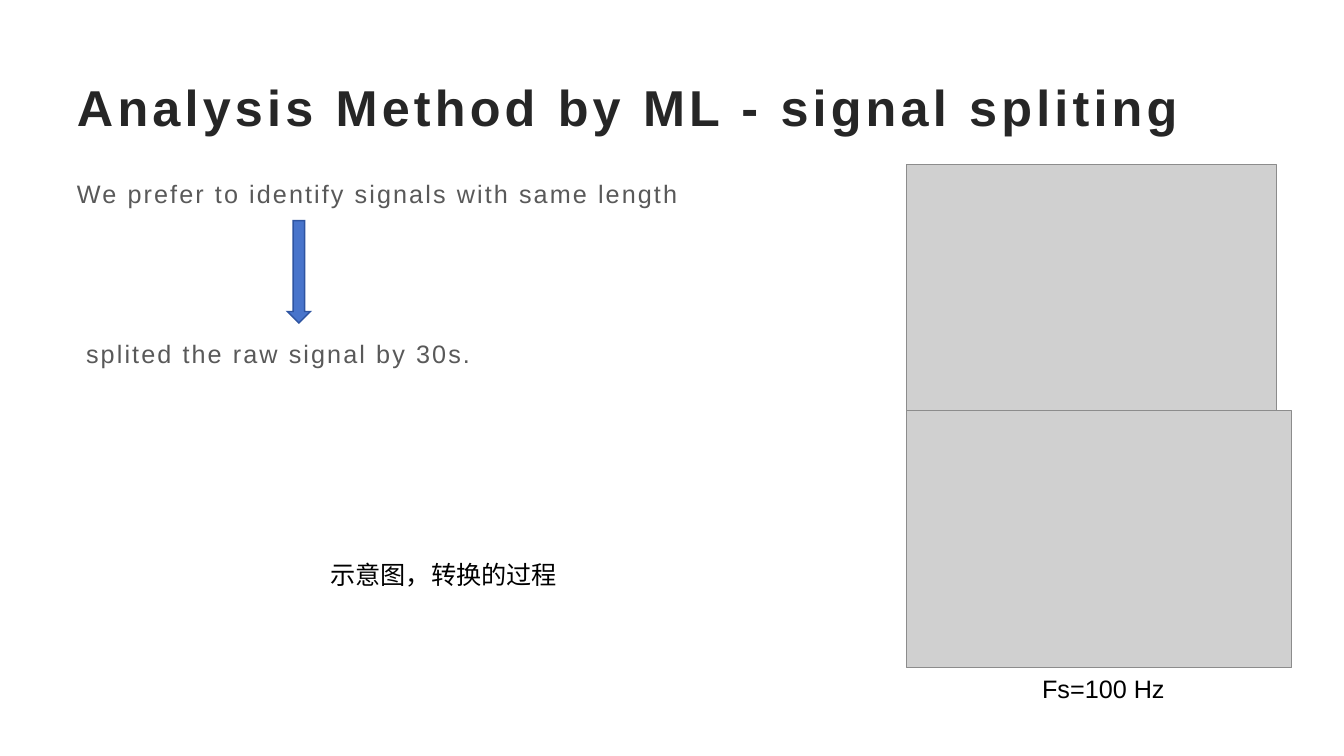
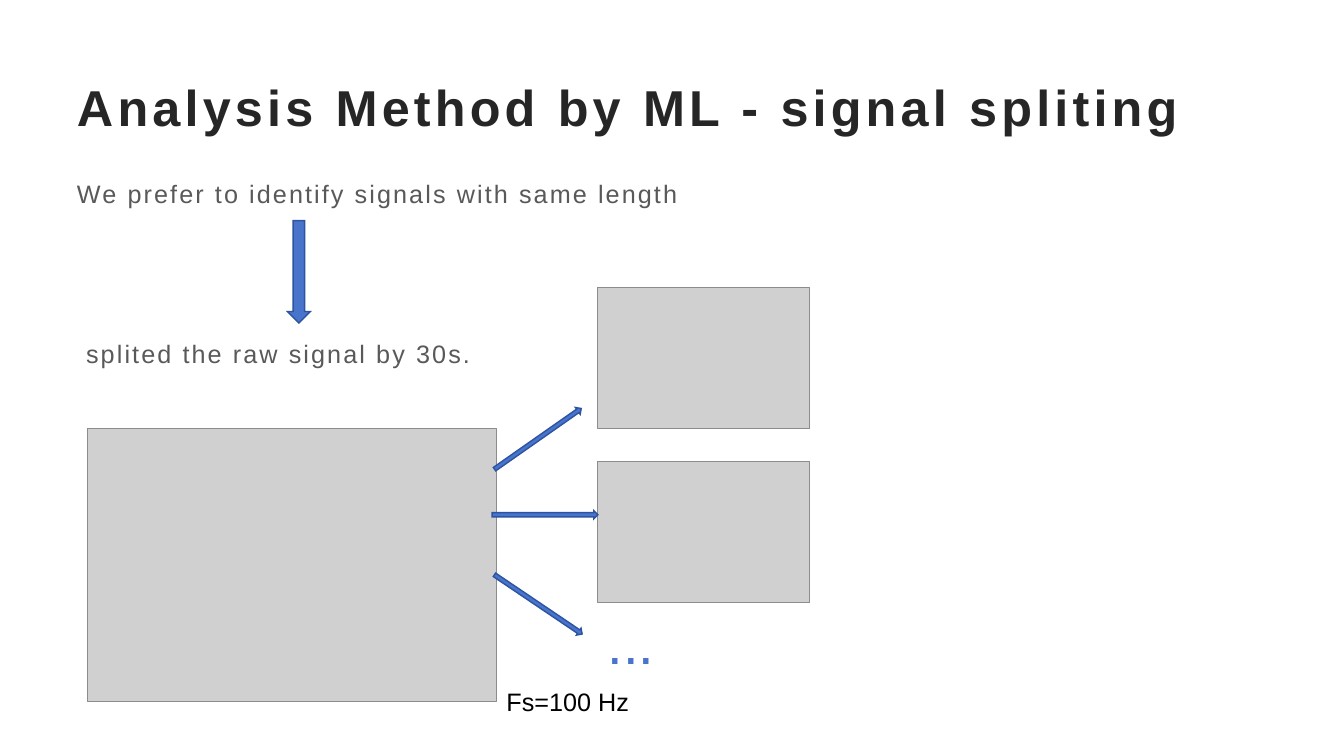
Before and after one commit to TonyHGF/EEG-Sleep-Staging, a slide deck: slide 9 of pre/slides.pptx (slide 8 before the commit). Drawn at 1344x756 pixels with LibreOffice and Linux fonts; fonts in the diff are those of the drawing; grey boxes stand for pictures. Boxes give left, top, right and bottom in pixels: in the first picture for what was removed or moved away, otherwise in the second. Text is boxed around its words. In the diff, an @@ line names an element or a change of style, - is before the commit and + after.

```diff
--- a/pre/slides.pptx
+++ b/pre/slides.pptx
@@ picture: place and size @@
-picture at (906, 164, 1276, 411)
+picture at (598, 287, 810, 429)
@@ right arrow added at (492, 405, 584, 472), fill #4874CB, outline #2E54A1 1 pt @@
@@ picture added at (88, 429, 497, 702) @@
@@ picture: place and size @@
-picture at (906, 411, 1293, 668)
+picture at (598, 462, 810, 603)
@@ right arrow added at (492, 511, 598, 519), fill #4874CB, outline #2E54A1 1 pt @@
@@ text removed at (330, 562, 557, 587) @@
-示意图，转换的过程
@@ right arrow added at (493, 571, 585, 637), fill #4874CB, outline #2E54A1 1 pt @@
@@ text added at (598, 603, 1046, 681), 40 pt, text #4874CB @@
+...
@@ text "Fs=100 Hz": place and size @@
-text "Fs=100 Hz" at (1042, 680, 1165, 699)
+text "Fs=100 Hz" at (506, 693, 629, 712)
```
Also in this commit, not shown: 4 other slides changed, 1 slide added, 6 other files.
